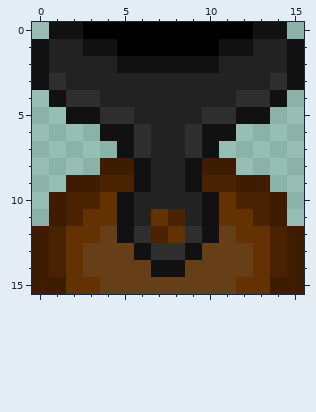
File history of a pixel-art sprite, assets/sprites/obstacles/cannon.png. Above is the file before it was changed.
The file is 48x48 pixels, drawn in blocks of 3x3; one block is one cell here.
Now the later version:
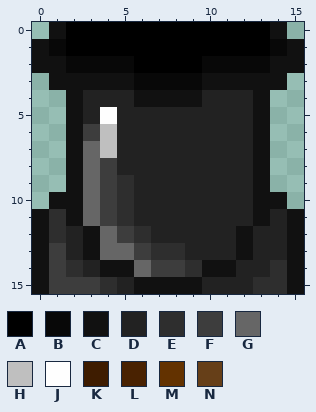
Palette (. is transparent): A #000000  B #080808  C #111111  D #222222  E #2e2e2e  F #3d3d3d  G #666666  H #bfbfbf  J #fefefe  K #3e1c00  L #492201  M #633200  N #663f18
Diff:
@@ x 0..15 @@
- 0 .CCAAAAAAAAAACC.
- 1 CDDCCAAAAAACCDDC
- 2 CDDDDCCCCCCDDDDC
- 3 CEDDDDDDDDDDDDEC
- 4 .CEEDDDDDDDDEEC.
- 5 ..CCEEDDDDEECC..
- 6 ....CCEDDECC....
- 7 .....CEDDEC.....
- 8 ....KKCDDCKK....
- 9 ..KKLLCDDCLLKK..
-10 .KLLMCDDDDCMLLK.
-11 .KLMMCDMLDCMMLK.
-12 KLMMNCELMECNMMLK
-13 KLMNNNCEECNNNMLK
-14 KLMNNNNCCNNNNMLK
-15 KKMMNNNNNNNNMMKK
+ 0 .CAAAAAAAAAAAAC.
+ 1 CBAAAAAAAAAAAABC
+ 2 CCBBBBAAAABBBBCC
+ 3 .CCCCCBBBBCCCCC.
+ 4 ..CDDDCCCCDDDC..
+ 5 ..CDJDDDDDDDDC..
+ 6 ..CFHDDDDDDDDC..
+ 7 ..CGHDDDDDDDDC..
+ 8 ..CGFDDDDDDDDC..
+ 9 ..CGFEDDDDDDDC..
+10 .CCGFEDDDDDDDCC.
+11 CECGFEDDDDDDDCDC
+12 CEDCGFEDDDDDCDDC
+13 CFDCGGFEEDDDCDDC
+14 CFEDCCGFFECCDDEC
+15 CFFFEDCCCCDDDEEC
